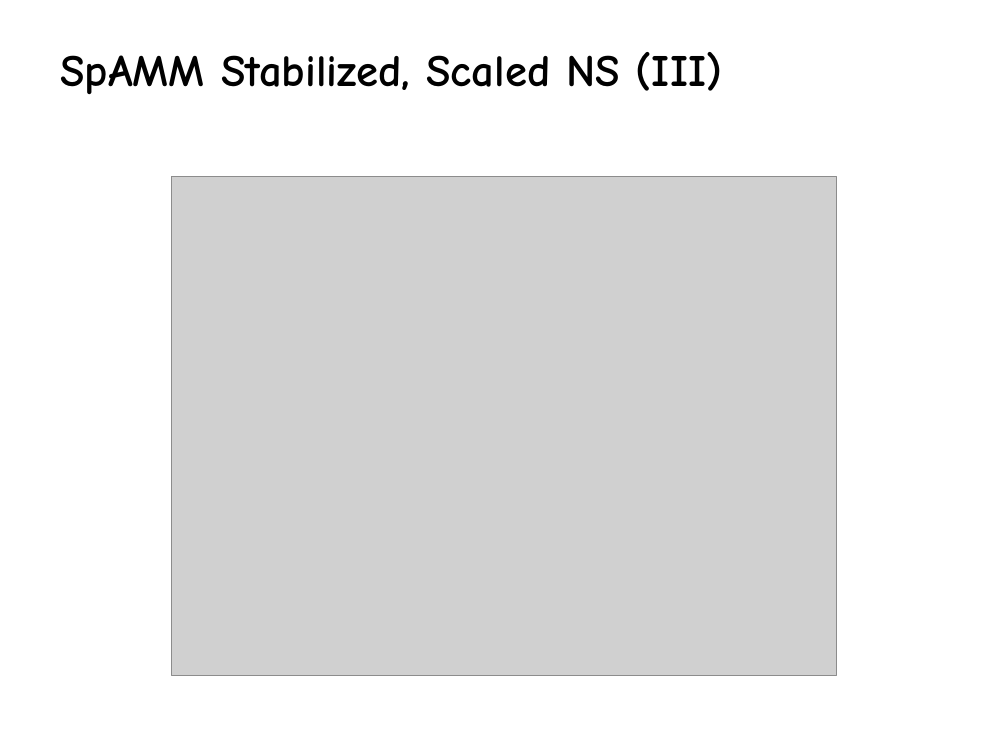
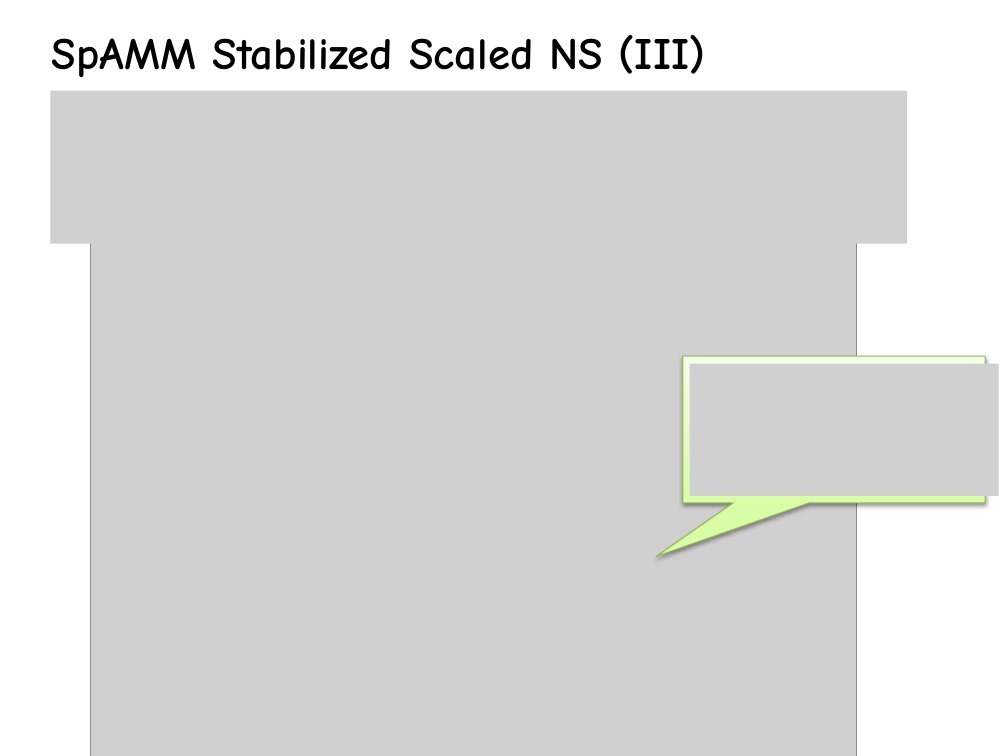
Before and after one commit to FreeON/spammpack, a slide deck: slide 13 of sandwitch_results_3_2015/spamm_big_picture.pptx. Drawn at 1008x756 pixels with LibreOffice and Linux fonts; fonts in the diff are those of the drawing; grey boxes stand for pictures. Boxes give left, top, right and bottom in pixels: in the first picture for what was removed or moved away, otherwise in the second. Text is boxed around its words. In the diff, an @@ line names an element or a change of style, - is before the commit and + after.

```diff
--- a/sandwitch_results_3_2015/spamm_big_picture.pptx
+++ b/sandwitch_results_3_2015/spamm_big_picture.pptx
@@ text at [52, 35, 705, 77]: text changed @@
-SpAMM Stabilized, Scaled NS (III)
+SpAMM Stabilized Scaled NS (III)
@@ picture added at [50, 91, 907, 244] @@
@@ picture: place and size @@
-picture at [171, 176, 837, 675]
+picture at [91, 199, 857, 756]
@@ speech box added at [682, 356, 985, 503], fill gradient #DAFDA7 to #E4FCC2 to #F5FFE7, outline #98B955 0.75 pt @@
@@ picture added at [689, 364, 999, 496] @@
```
Also in this commit, not shown: 6 other slides changed, 1 slide added, 2 slides removed.
